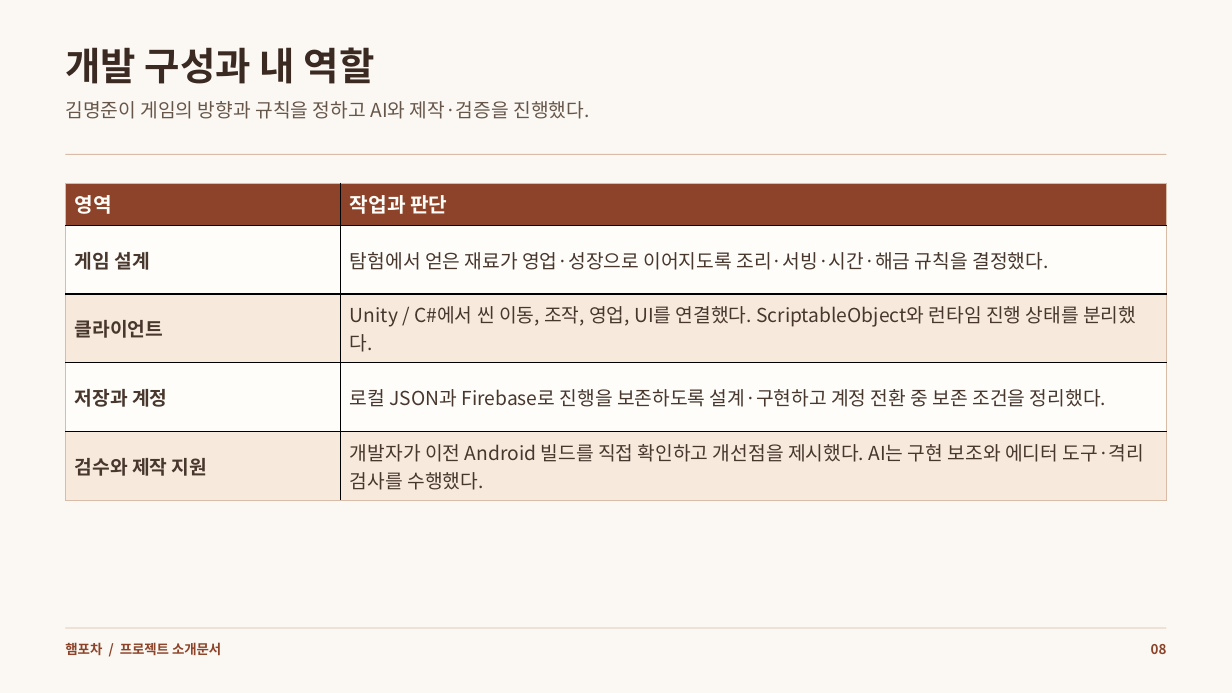
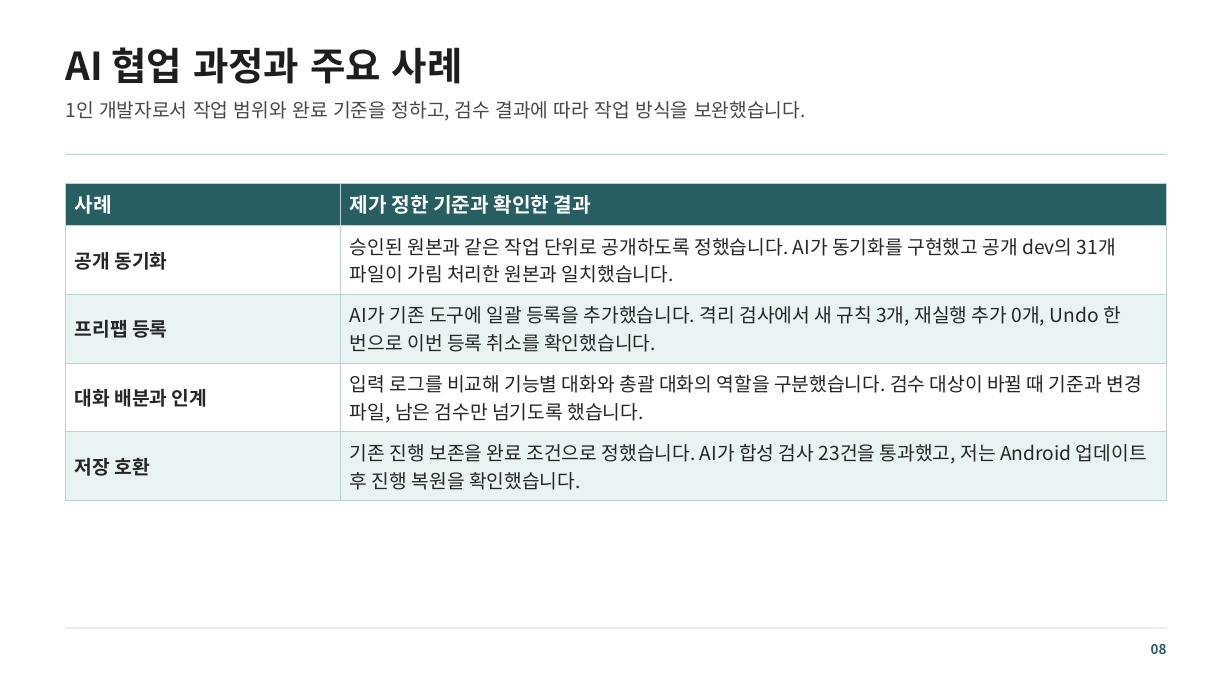
Before and after one commit to mjoon31/mjoon31, a slide deck: slide 8 of docs/assets/resources/ham-pocha/introduction.pptx. Drawn at 1232x693 pixels with LibreOffice and Linux fonts; fonts in the diff are those of the drawing. Boxes give left, top, right and bottom in pixels: in the first picture for what was removed or moved away, otherwise in the second. Text is boxed around its words. In the diff, an @@ line names an element or a change of style, - is before the commit and + after.

```diff
--- a/docs/assets/resources/ham-pocha/introduction.pptx
+++ b/docs/assets/resources/ham-pocha/introduction.pptx
@@ background #FBF8F3 to #FFFFFF @@
@@ text at (65, 47, 463, 84): text changed; text colour #3B2A22 to #1E1E1E @@
-개발 구성과 내 역할
+AI 협업 과정과 주요 사례
@@ text at (65, 101, 806, 121): text changed; text colour #67574B to #484848 @@
-김명준이 게임의 방향과 규칙을 정하고 AI와 제작·검증을 진행했다.
+1인 개발자로서 작업 범위와 완료 기준을 정하고, 검수 결과에 따라 작업 방식을 보완했습니다.
@@ rectangle at (66, 154, 1167, 155): fill #D8BCA7 to #BCD4D5 @@
@@ table at (66, 183, 1167, 501) @@
-row 1, column 1: 영역
+row 1, column 1: 사례
-row 1, column 2: 작업과 판단
+row 1, column 2: 제가 정한 기준과 확인한 결과
-row 2, column 1: 게임 설계
+row 2, column 1: 공개 동기화
-row 2, column 2: 탐험에서 얻은 재료가 영업·성장으로 이어지도록 조리·서빙·시간·해금 규칙을 결정했다.
+row 2, column 2: 승인된 원본과 같은 작업 단위로 공개하도록 정했습니다. AI가 동기화를 구현했고 공개 dev의 31개 파일이 가림 처리한 원본과 일치했습니다.
-row 3, column 1: 클라이언트
+row 3, column 1: 프리팹 등록
-row 3, column 2: Unity / C#에서 씬 이동, 조작, 영업, UI를 연결했다. ScriptableObject와 런타임 진행 상태를 분리했다.
+row 3, column 2: AI가 기존 도구에 일괄 등록을 추가했습니다. 격리 검사에서 새 규칙 3개, 재실행 추가 0개, Undo 한 번으로 이번 등록 취소를 확인했습니다.
-row 4, column 1: 저장과 계정
+row 4, column 1: 대화 배분과 인계
-row 4, column 2: 로컬 JSON과 Firebase로 진행을 보존하도록 설계·구현하고 계정 전환 중 보존 조건을 정리했다.
+row 4, column 2: 입력 로그를 비교해 기능별 대화와 총괄 대화의 역할을 구분했습니다. 검수 대상이 바뀔 때 기준과 변경 파일, 남은 검수만 넘기도록 했습니다.
-row 5, column 1: 검수와 제작 지원
+row 5, column 1: 저장 호환
-row 5, column 2: 개발자가 이전 Android 빌드를 직접 확인하고 개선점을 제시했다. AI는 구현 보조와 에디터 도구·격리 검사를 수행했다.
+row 5, column 2: 기존 진행 보존을 완료 조건으로 정했습니다. AI가 합성 검사 23건을 통과했고, 저는 Android 업데이트 후 진행 복원을 확인했습니다.
@@ fill #8C4329 to #265E62 in row 1 @@
@@ fill #FFFDF9 to #FFFFFF in 4 cells @@
@@ fill #F7EADD to #E9F3F3 in 4 cells @@
@@ borders changed @@
@@ rectangle at (66, 628, 1167, 628): fill #D8BCA7 to #BCD4D5 @@
@@ text removed at (65, 642, 221, 656) @@
-햄포차 / 프로젝트 소개문서
@@ text "08" at (1151, 644, 1167, 654): text colour #8C4329 to #265E62 @@
```
Also in this commit, not shown: 8 other slides changed, 28 other files.
